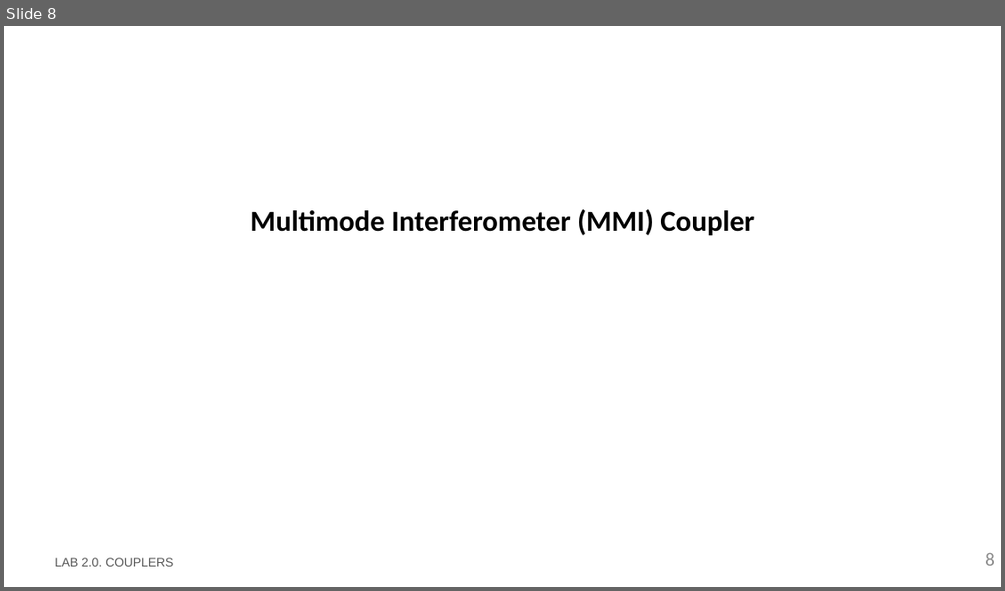
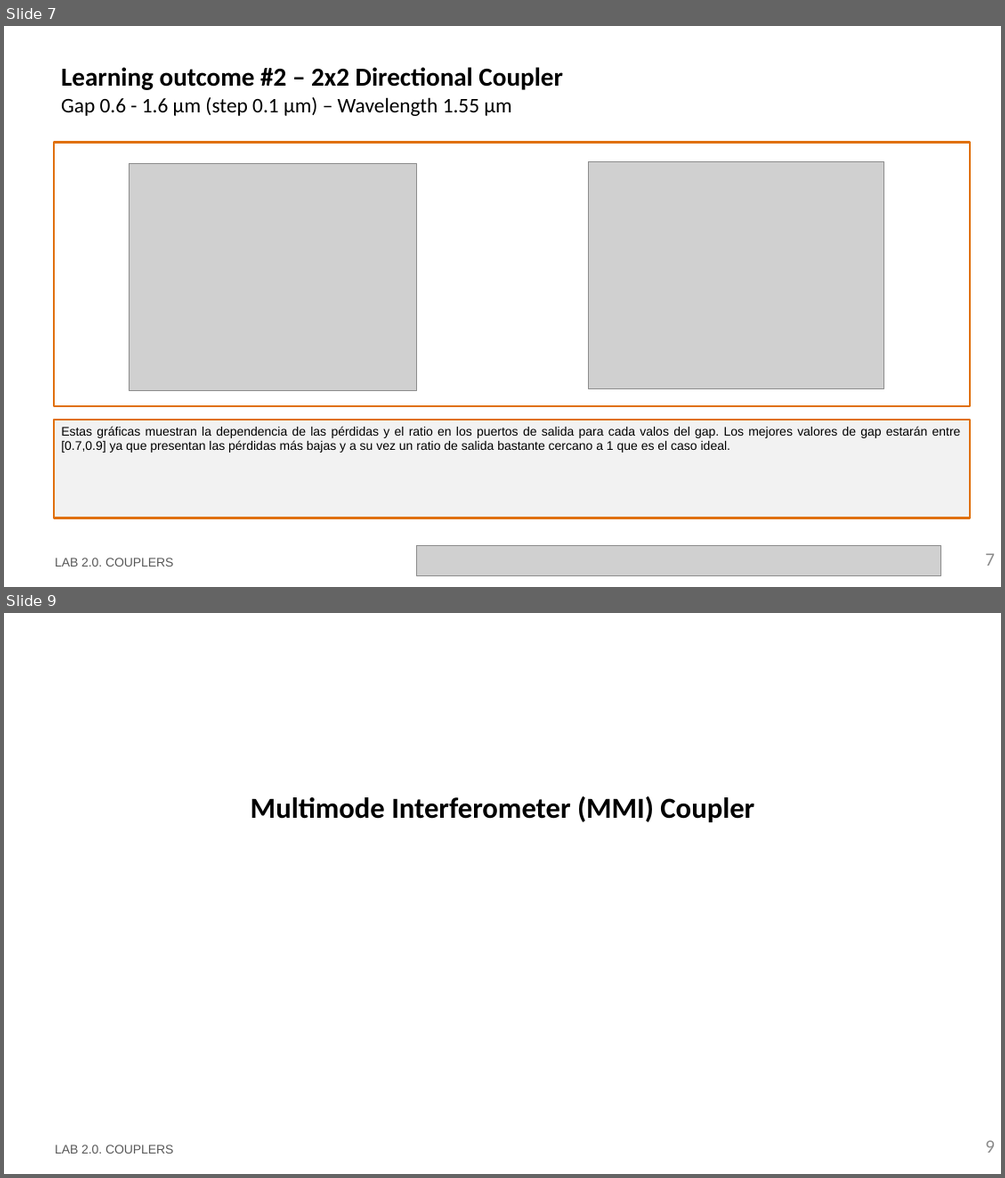
Before and after one commit to davidalcarria/pic-upv-lab2, a slide deck: LabBook_20.pptx. Shown one above the other, each under a label of ours: slide 8 before the commit, slides 7 and 9 after it; the slides between them are not shown. The pictures are 1005x591 and 1005x1178 pixels, drawn with LibreOffice and Linux fonts; fonts in the diff are those of the drawing; grey boxes stand for pictures; background and template pictures are left out. Boxes give left, top, right and bottom in pixels: in the first picture for what was removed or moved away, otherwise in the second. Text is boxed around its words. In the diff, an @@ line names an element or a change of style, - is before the commit and + after.

```diff
--- a/LabBook_20.pptx
+++ b/LabBook_20.pptx
@@ slide 7 added at (4,26,1001,587), background #FFFFFF @@
@@ title added at (61,67,562,116), 20 pt, text #000000 @@
+Learning outcome #2 – 2x2 Directional Coupler
+Gap 0.6 - 1.6 µm (step 0.1 µm) – Wavelength 1.55 µm
@@ rectangle added at (54,142,971,406), outline #E0700D 2.25 pt @@
@@ picture added at (129,164,416,391) @@
@@ picture added at (589,161,885,389) @@
@@ rectangle added at (54,419,971,517), fill #F2F2F2, outline #E0700D 2.25 pt, 12 pt, text #000000 @@
+Estas gráficas muestran la dependencia de las pérdidas y el ratio en los puertos de salida para cada valos del gap. Los mejores valores de gap estarán entre [0.7,0.9] ya que presentan las pérdidas más bajas y a su vez un ratio de salida bastante cercano a 1 que es el caso ideal.
@@ text added at (55,557,173,566), 12 pt, text #585858 @@
+LAB 2.0. COUPLERS
@@ picture added at (417,546,941,576) @@
@@ page number added at (985,553,995,565), 18 pt, text #8C8C8C @@
+7
@@ what was slide 8 is now slide 9 @@
@@ page number at (985,1140,995,1152): text changed @@
-8
+9
```
Also in this commit, not shown: 11 slides changed.
